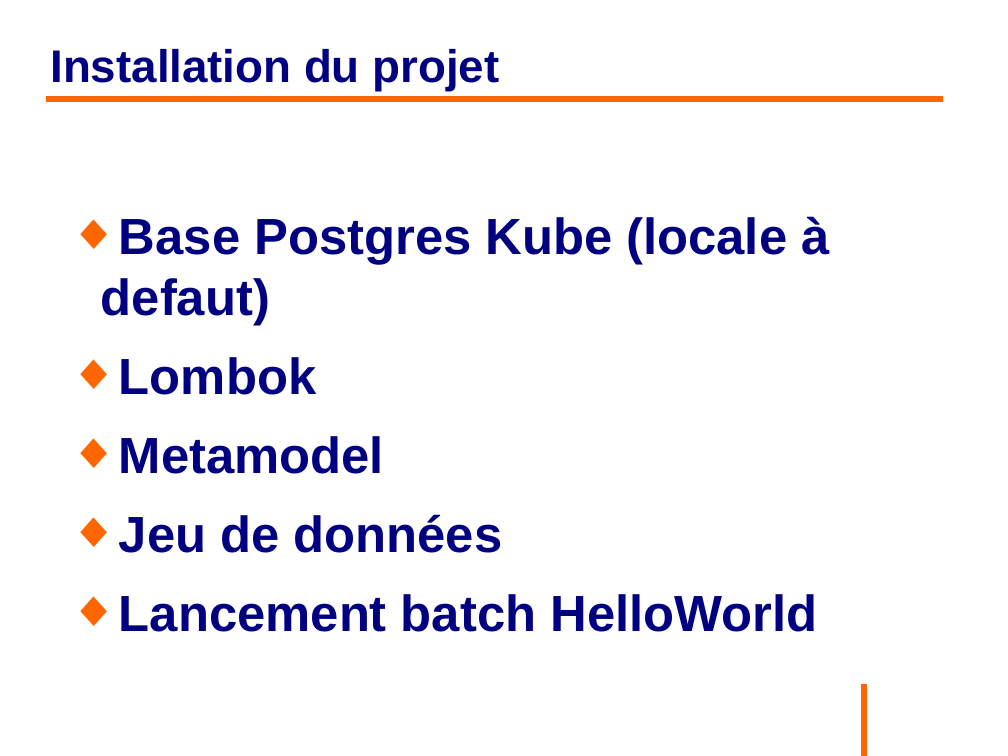
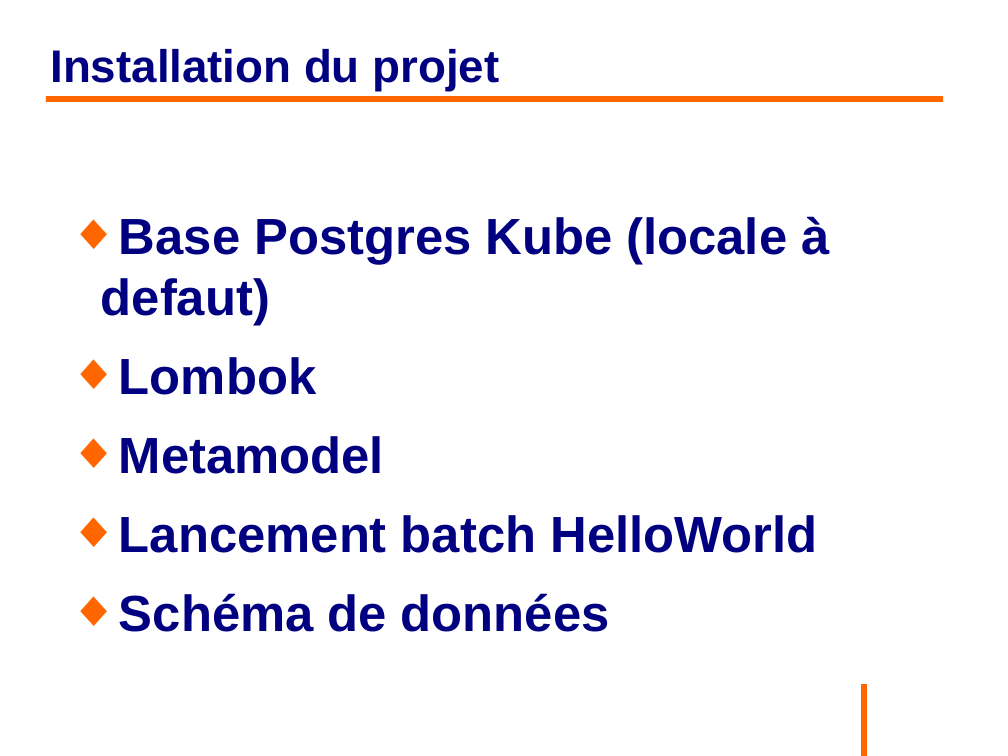
Before and after one commit to philphils/formation-hibernate-avancee, a slide deck: slide 11 of Documentation/diapo_formation_hibernate_avancee.odp. Drawn at 1008x756 pixels with LibreOffice and Linux fonts; fonts in the diff are those of the drawing; background and template pictures are left out. Boxes give left, top, right and bottom in pixels: in the first picture for what was removed or moved away, otherwise in the second. Text is boxed around its words. In the diff, an @@ line names an element or a change of style, - is before the commit and + after.

```diff
--- a/Documentation/diapo_formation_hibernate_avancee.odp
+++ b/Documentation/diapo_formation_hibernate_avancee.odp
@@ text at [119, 514, 503, 553]: paragraph removed @@
-◆ Jeu de données
@@ text at [119, 593, 610, 632]: paragraph added @@
+◆ Schéma de données
```
Also in this commit, not shown: 6 other slides changed.
